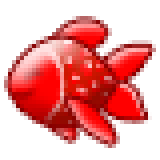
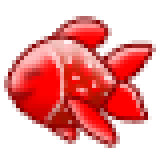
Layer changes from the first 160x160 image to the second:
added layer "Слой 12" (24%) in group "anchivies" over box(8, 72, 116, 128)
added layer "Слой 11" (75%) in group "anchivies" over box(8, 36, 116, 108)
